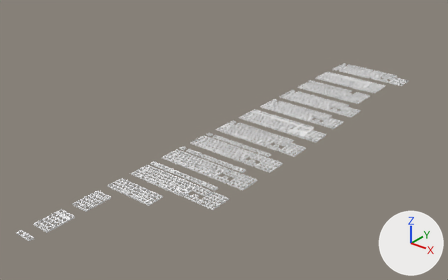
Renders of the Blender file blender-files/export_collection.blend from each side of a commit.
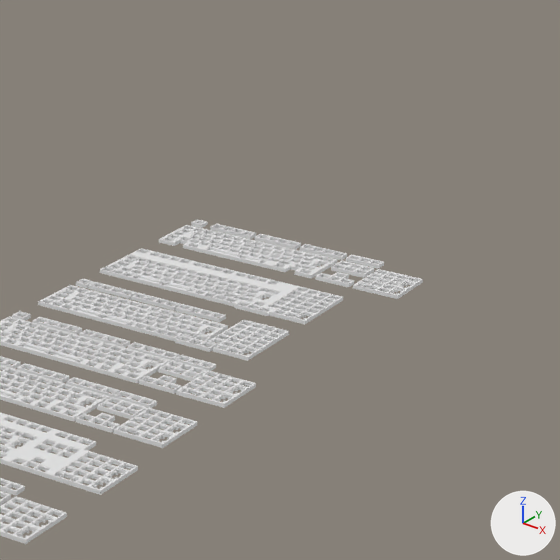
Each version is shown whole from a 50 mm camera at (1710.0, -2759.0, 1246.0) aimed at (-30.0, -584.0, -103.0), then close up on the part from 64% to 100% of the width and 0% to 58% of the height. Every picture has the same lights, and +X, +Y and +Z are marked at lower right. The older version's two pictures come first.

Names of what the first close-up shows: '1800', '1800_single-mesh', 'fat_plate_export', 'full-size', 'full-size_stepped-capslock', 'g80-3000', 'g80-3000_single-mesh'.
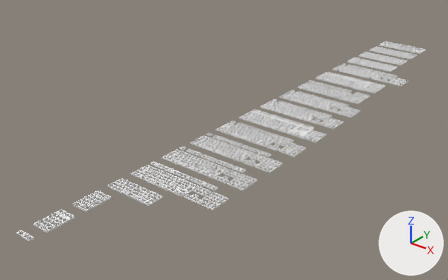
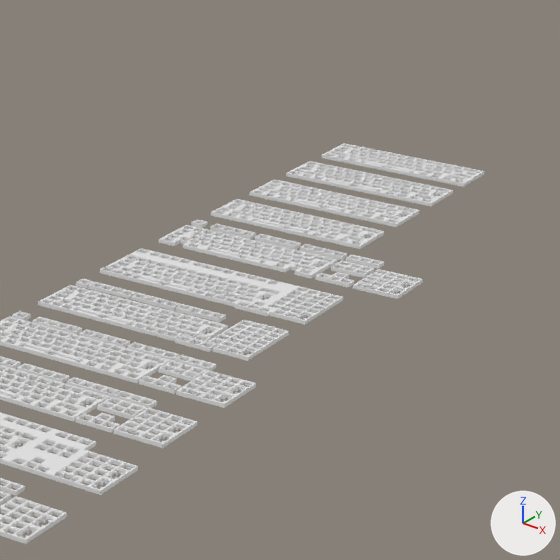
The change, as JSON lines over the scene's bpy script:
```json
{"op": "add", "block": "me_fat_plate_export_005", "code": ["me_fat_plate_export_005 = bpy.data.meshes.new('fat_plate_export.005')", "me_fat_plate_export_005.from_pydata(...)  # 2422 vertices, 5084 faces; spans x 0.0..288.0, y 0.0..97.0, z -5.0..1.0"]}
{"op": "add", "block": "me_fat_plate_export_002", "code": ["me_fat_plate_export_002 = bpy.data.meshes.new('fat_plate_export.002')", "me_fat_plate_export_002.from_pydata(...)  # 2244 vertices, 4732 faces; spans x 0.0..288.0, y 0.0..97.0, z -5.0..1.0"]}
{"op": "add", "block": "me_fat_plate_export_001", "code": ["me_fat_plate_export_001 = bpy.data.meshes.new('fat_plate_export.001')", "me_fat_plate_export_001.from_pydata(...)  # 2253 vertices, 4750 faces; spans x 0.0..288.0, y 0.0..97.0, z -5.0..1.0"]}
{"op": "add", "block": "me_fat_plate_export", "code": ["me_fat_plate_export = bpy.data.meshes.new('fat_plate_export')", "me_fat_plate_export.from_pydata(...)  # 2253 vertices, 4750 faces; spans x 0.0..288.0, y 0.0..97.0, z -5.0..1.0"]}
{"op": "add", "block": "ob_fat_plate_export_004", "code": ["ob_fat_plate_export_004 = bpy.data.objects.new('fat_plate_export.004', me_fat_plate_export_005)", "ob_fat_plate_export_004.location = (0.0, 1048.0, 0.0)"]}
{"op": "add", "block": "ob_fat_plate_export_003", "code": ["ob_fat_plate_export_003 = bpy.data.objects.new('fat_plate_export.003', me_fat_plate_export_002)", "ob_fat_plate_export_003.location = (0.0, 901.0, 0.0)"]}
{"op": "add", "block": "ob_fat_plate_export_002", "code": ["ob_fat_plate_export_002 = bpy.data.objects.new('fat_plate_export.002', me_fat_plate_export_001)", "ob_fat_plate_export_002.location = (0.0, 754.0, 0.0)"]}
{"op": "add", "block": "ob_fat_plate_export_001", "code": ["ob_fat_plate_export_001 = bpy.data.objects.new('fat_plate_export.001', me_fat_plate_export)", "ob_fat_plate_export_001.location = (0.0, 606.0, 0.0)"]}
```

What differs and where, as boxes (x1, y1, x2, y2) in the close-ups (560 x 560 px):
```json
{"object": "fat_plate_export.001", "change": "added", "after": [211, 199, 385, 249]}
{"object": "fat_plate_export.002", "change": "added", "after": [249, 179, 420, 227]}
{"object": "fat_plate_export.003", "change": "added", "after": [286, 161, 453, 206]}
{"object": "fat_plate_export.004", "change": "added", "after": [321, 143, 485, 187]}
```
